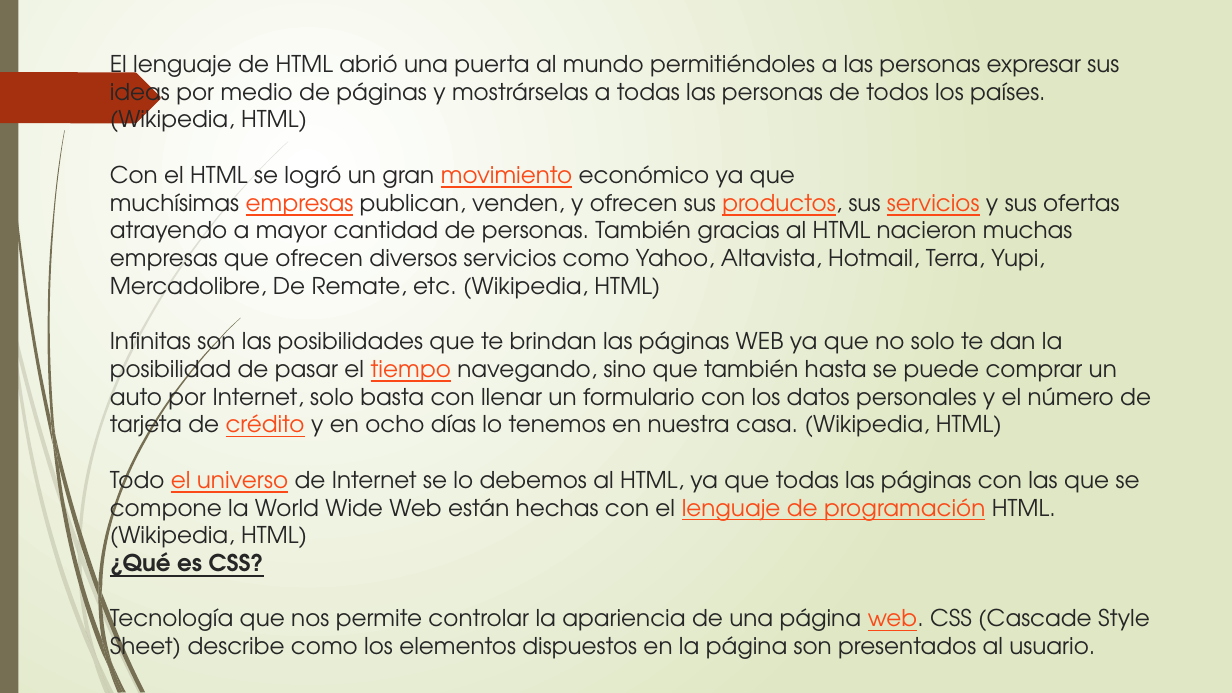
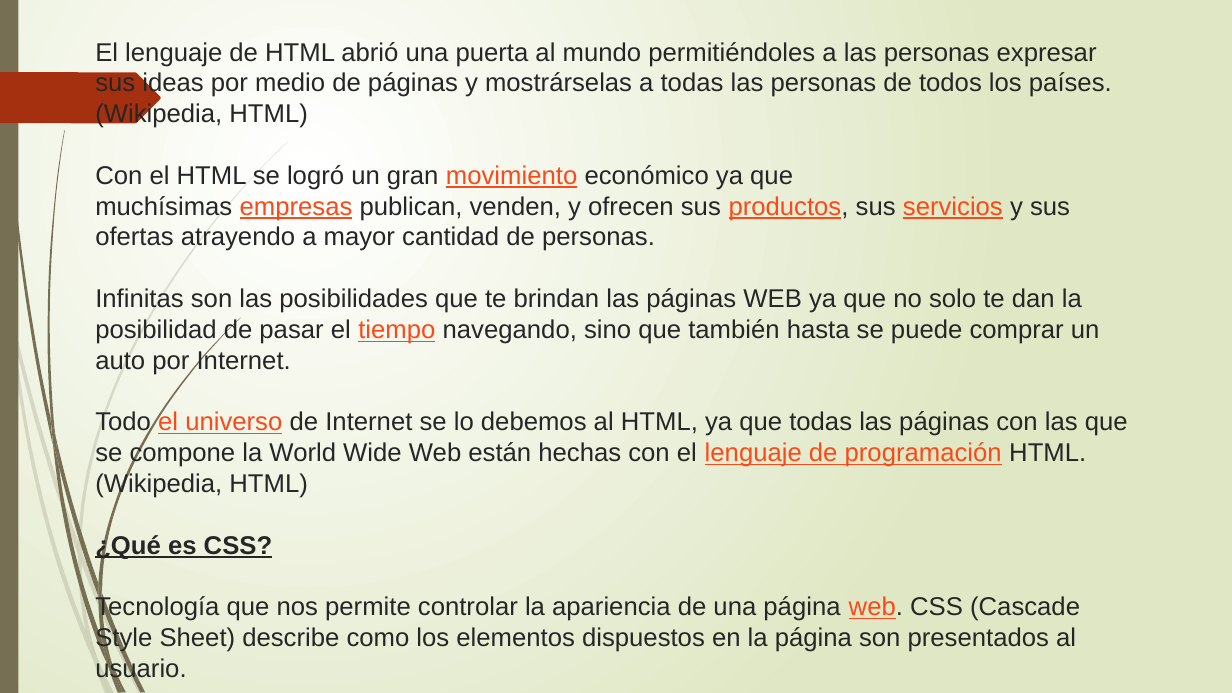
Before and after one commit to francha23/sistema-de-notas, a slide deck: slide 19 of Presentacion/El principio de la sabiduría es el temor.pptx (slide 31 before the commit). Drawn at 1232x693 pixels with LibreOffice and Linux fonts; fonts in the diff are those of the drawing. Boxes give left, top, right and bottom in pixels: in the first picture for what was removed or moved away, otherwise in the second. Text is boxed around its words. In the diff, an @@ line names an element or a change of style, - is before the commit and + after.

```diff
--- a/Presentacion/El principio de la sabiduría es el temor.pptx
+++ b/Presentacion/El principio de la sabiduría es el temor.pptx
@@ title at (95,42,1128,683): text changed; size 18 to 20 pt; font TeX Gyre Adventor to Arial @@
-El lenguaje de HTML abrió una puerta al mundo permitiéndoles a las personas expresar sus ideas por medio de páginas y mostrárselas a todas las personas de todos los países. (Wikipedia, HTML)
-Con el HTML se logró un gran movimiento económico ya que muchísimas empresas publican, venden, y ofrecen sus productos, sus servicios y sus ofertas atrayendo a mayor cantidad de personas. También gracias al HTML nacieron muchas empresas que ofrecen diversos servicios como Yahoo, Altavista, Hotmail, Terra, Yupi, Mercadolibre, De Remate, etc. (Wikipedia, HTML)
-Infinitas son las posibilidades que te brindan las páginas WEB ya que no solo te dan la posibilidad de pasar el tiempo navegando, sino que también hasta se puede comprar un auto por Internet, solo basta con llenar un formulario con los datos personales y el número de tarjeta de crédito y en ocho días lo tenemos en nuestra casa. (Wikipedia, HTML)
-Todo el universo de Internet se lo debemos al HTML, ya que todas las páginas con las que se compone la World Wide Web están hechas con el lenguaje de programación HTML. (Wikipedia, HTML)
-¿Qué es CSS?
-Tecnología que nos permite controlar la apariencia de una página web. CSS (Cascade Style Sheet) describe como los elementos dispuestos en la página son presentados al usuario.
+El lenguaje de HTML abrió una puerta al mundo permitiéndoles a las personas expresar sus ideas por medio de páginas y mostrárselas a todas las personas de todos los países. (Wikipedia, HTML)
+Con el HTML se logró un gran movimiento económico ya que muchísimas empresas publican, venden, y ofrecen sus productos, sus servicios y sus ofertas atrayendo a mayor cantidad de personas.
+Infinitas son las posibilidades que te brindan las páginas WEB ya que no solo te dan la posibilidad de pasar el tiempo navegando, sino que también hasta se puede comprar un auto por Internet.
+Todo el universo de Internet se lo debemos al HTML, ya que todas las páginas con las que se compone la World Wide Web están hechas con el lenguaje de programación HTML. (Wikipedia, HTML)
+¿Qué es CSS?
+Tecnología que nos permite controlar la apariencia de una página web. CSS (Cascade Style Sheet) describe como los elementos dispuestos en la página son presentados al usuario.
```
Also in this commit, not shown: 24 other slides changed, 1 slide added, 25 slides removed.
